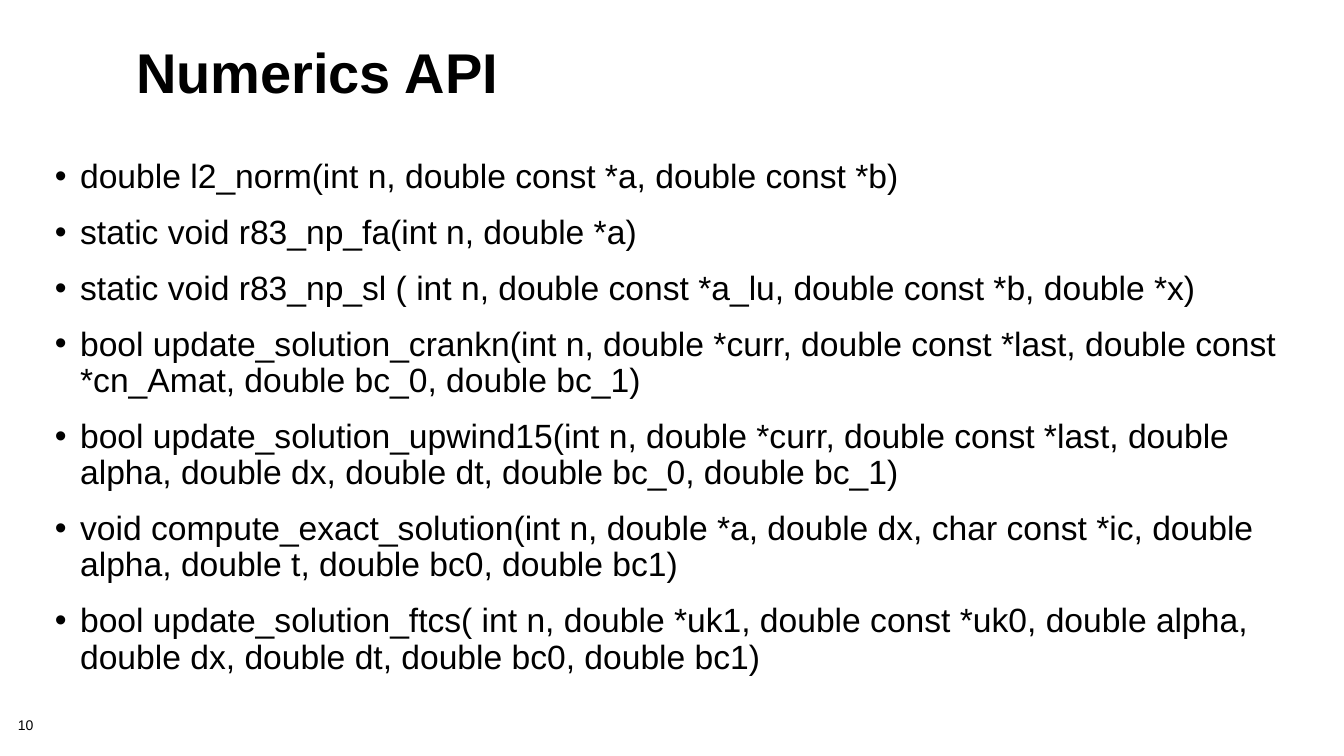
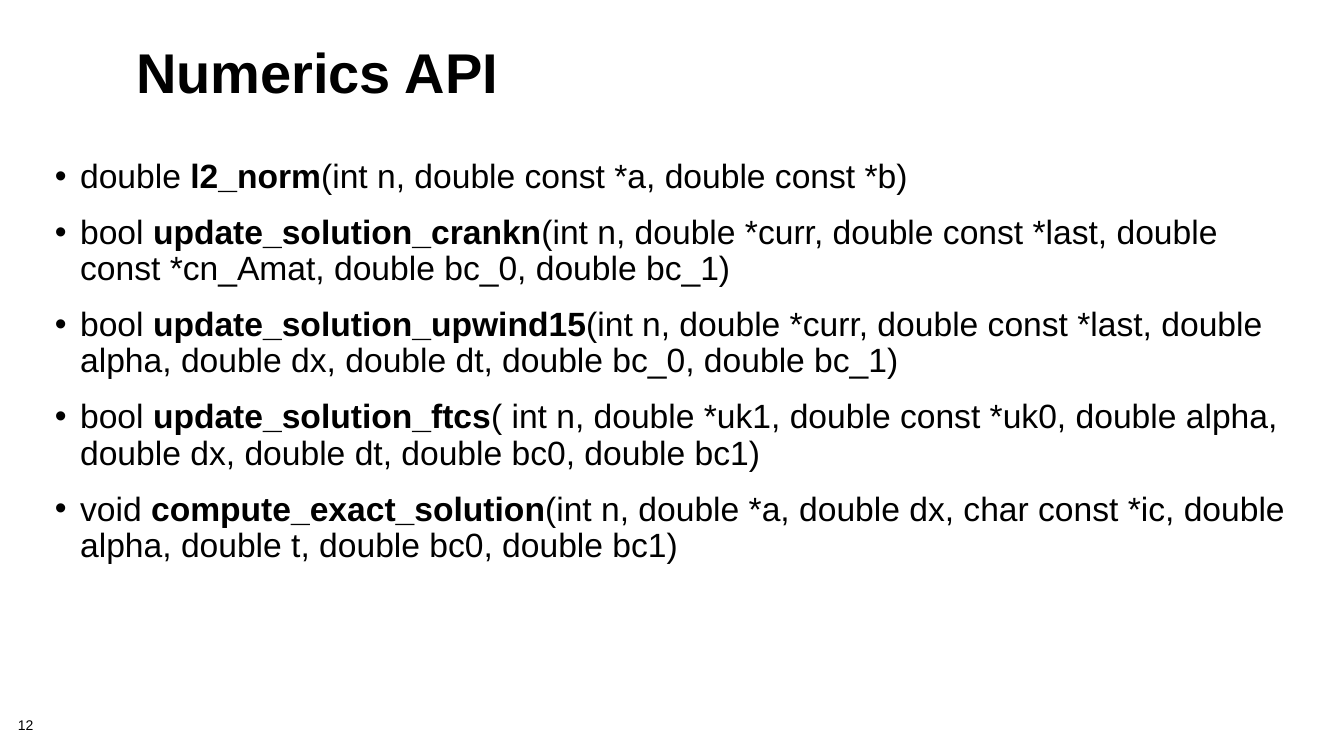
Before and after one commit to bssw-tutorial/presentations, a slide deck: slide 12 of design.pptx (slide 10 before the commit). Drawn at 1344x756 pixels with LibreOffice and Linux fonts; fonts in the diff are those of the drawing; background and template pictures are left out. Boxes give left, top, right and bottom in pixels: in the first picture for what was removed or moved away, otherwise in the second. Text is boxed around its words. In the diff, an @@ line names an element or a change of style, - is before the commit and + after.

Commit message:
updated presentations

```diff
--- a/design.pptx
+++ b/design.pptx
@@ text at [80,163,1285,564]: bold on in "l2_norm(int", "update_solution_crankn(int", "update_solution_upwind15(int", "compute_exact_solution(int" @@
@@ text at [80,219,1195,307]: paragraphs removed @@
-• static void r83_np_fa(int n, double *a)
-• static void r83_np_sl ( int n, double const *a_lu, double const *b, double *x)
@@ text at [80,403,1277,472]: paragraph added @@
+• bool update_solution_ftcs( int n, double *uk1, double const *uk0, double alpha, double dx, double dt, double bc0, double bc1)
@@ text at [80,607,1248,676]: paragraph removed @@
-• bool update_solution_ftcs( int n, double *uk1, double const *uk0, double alpha, double dx, double dt, double bc0, double bc1)
@@ page number at [18,720,34,730]: text changed @@
-10
+12
```
Also in this commit, not shown: 4 other slides changed, 12 slides added, 1 other file.
